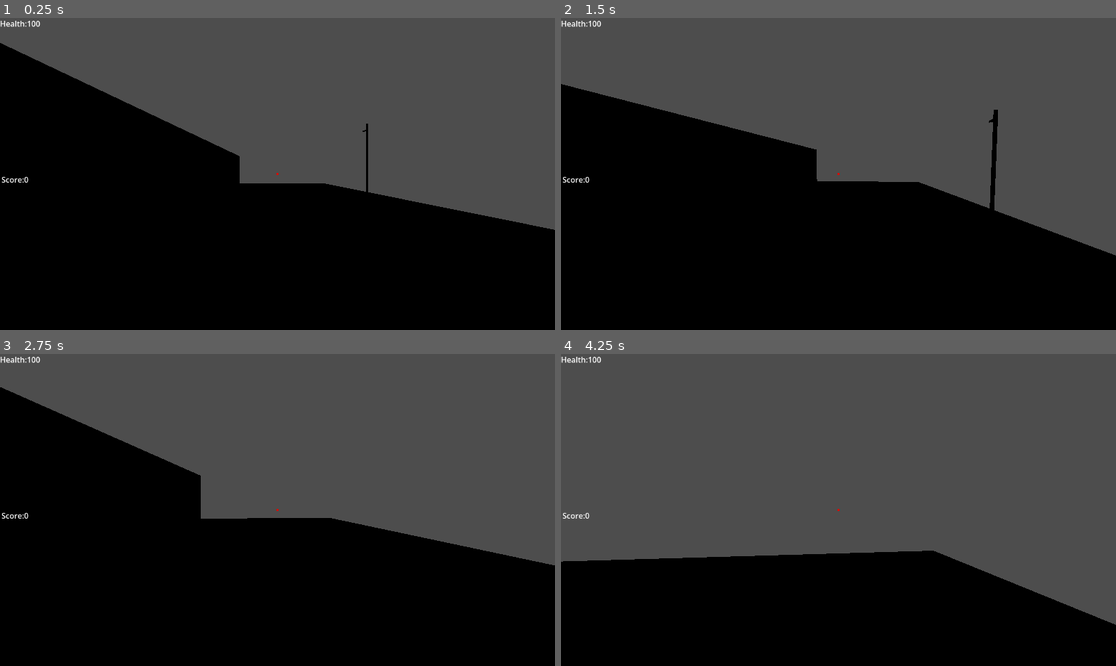
Above: before the commit, frames 1-4 (two rows, left to right).
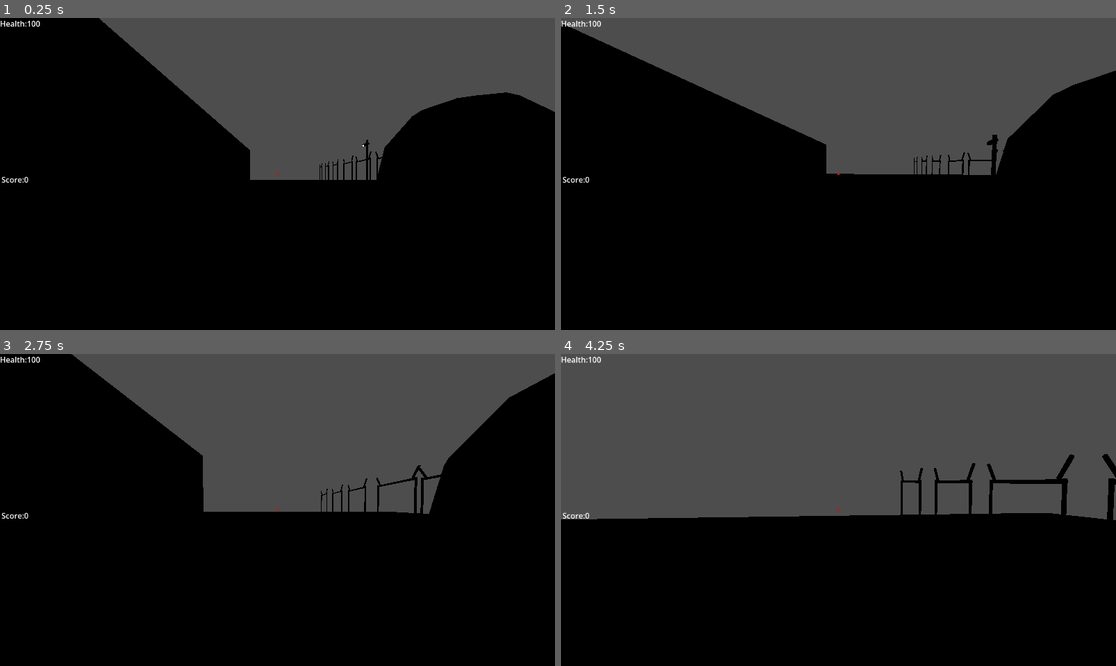
Above: after the commit, the same moments.

Repository: mohsin111111111/pkbg
Game: Godot game, scene res://bunker_level.tscn
Two runs of this game, one before a commit and one after it. Both use one fixed random seed, a clock stepped at 60 frames per second and the inputs below. This scene is started directly instead of the project's main scene.
Inputs (mouse positions are in pixels of both pictures, inside the frame that each line leads up to):
- Up to frame 1 (0.25 s): no input
- Up to frame 2 (1.5 s): tap Enter (ui_accept) at 0.5, 0.77 s; move the mouse to (866, 174) at 0.52 s; hold Right mouse button (aim) 0.53-1.28 s; hold Up (ui_up) from 0.53 s (still down); move the mouse to (810, 174) at 1.27 s; click (810, 174) at 1.35 s
- Up to frame 3 (2.75 s): keep holding Up (ui_up); tap Enter (ui_accept) at 1.52 s; move the mouse to (288, 503) at 2.02 s; hold Shift (sprint) from 2.03 s (still down)
- Up to frame 4 (4.25 s): keep holding Up (ui_up); move the mouse to (832, 516) at 2.77 s; release Shift (sprint) at 2.78 s; tap Alt at 2.85 s; tap Enter (ui_accept) at 3.02, 3.77 s; move the mouse to (877, 513) at 3.52 s; hold Right mouse button (aim) from 3.53 s (still down); tap R (reload) at 4.15 s

The runs differ from the first frame. In frame 1, 18% of the frame differs, in the area x 0-100%, y 0-68%; in frame 2, 16%; in frame 3, 17%; in frame 4, 17%.

Commit message:
progressing in bunker level

Diff:
--- a/bunker_level.tscn
+++ b/bunker_level.tscn
@@ -2,6 +2,12 @@
 
 [ext_resource type="PackedScene" uid="uid://546vxj5unv6e" path="res://player.tscn" id="1_q7uhe"]
 [ext_resource type="PackedScene" uid="uid://buvvhfs4mlucc" path="res://security_camera.tscn" id="2_7xloa"]
+[ext_resource type="PackedScene" uid="uid://dvkban7aiq1h0" path="res://enemy.tscn" id="3_3yuak"]
+[ext_resource type="PackedScene" uid="uid://b84jbg6vp75wa" path="res://mountain.tscn" id="4_k7oxc"]
+[ext_resource type="PackedScene" uid="uid://cmkfm82vgdmdy" path="res://chain_link_fence.tscn" id="5_ql7me"]
+
+[sub_resource type="StandardMaterial3D" id="StandardMaterial3D_jvrnf"]
+albedo_color = Color(0.4317874, 0.32170734, 0.069547795, 1)
 
 [sub_resource type="StandardMaterial3D" id="StandardMaterial3D_q7uhe"]
 albedo_color = Color(0.5550915, 0.99999994, 0.9227399, 1)
@@ -15,7 +21,8 @@
 
 [node name="Floor" type="CSGBox3D" parent="." unique_id=3923035]
 use_collision = true
-size = Vector3(50, 1, 50)
+size = Vector3(100, 1, 100)
+material = SubResource("StandardMaterial3D_jvrnf")
 
 [node name="Player" parent="." unique_id=2113813744 instance=ExtResource("1_q7uhe")]
 transform = Transform3D(1, 0, 0, 0, 1, 0, 0, 0, 1, 14.730543, 1.221098, 20.932425)
@@ -33,17 +40,60 @@
 material = SubResource("StandardMaterial3D_q7uhe")
 
 [node name="PerimeterWall2" type="CSGBox3D" parent="." unique_id=146170182]
-transform = Transform3D(-0.0013613999, 0, 0.99999917, 0, 1, 0, -0.99999917, 0, -0.0013613999, 6.17955, 3.3612156, 0.8321247)
+transform = Transform3D(-0.0013613999, 0, 0.99999917, 0, 1, 0, -0.99999917, 0, -0.0013613999, 9.862413, 3.3612156, 6.409259)
 use_collision = true
-size = Vector3(46.47359, 6, 1)
+size = Vector3(35.319313, 6, 1)
 material = SubResource("StandardMaterial3D_q7uhe")
 
 [node name="CameraPole" type="CSGCylinder3D" parent="." unique_id=1868211772]
-transform = Transform3D(1, 0, 0, 0, 1, 0, 0, 0, 1, 23.961136, 3.5853643, 0)
+transform = Transform3D(1, 0, 0, 0, 1, 0, 0, 0, 1, 23.961136, 2.7502432, 0)
 use_collision = true
 radius = 0.13476563
-height = 8.2751465
+height = 6.604904
 material = SubResource("StandardMaterial3D_7xloa")
 
 [node name="SecurityCamera" parent="." unique_id=151747043 instance=ExtResource("2_7xloa")]
-transform = Transform3D(-0.7931638, -0.31594145, -0.52064604, -0.37460092, 0.92715126, 0.0080560455, 0.4801724, 0.20142423, -0.8537348, 24.090593, 6.834651, 0.15923631)
+transform = Transform3D(-0.7931638, -0.31594145, -0.52064604, -0.37460092, 0.92715126, 0.0080560455, 0.4801724, 0.20142423, -0.8537348, 24.090593, 5.4510145, 0.15923631)
+
+[node name="Enemy" parent="." unique_id=520630786 instance=ExtResource("3_3yuak")]
+transform = Transform3D(1, 0, 0, 0, 1, 0, 0, 0, 1, 6.198515, 1.495409, -13.035477)
+
+[node name="Enemy2" parent="." unique_id=1389393358 instance=ExtResource("3_3yuak")]
+transform = Transform3D(1, 0, 0, 0, 1, 0, 0, 0, 1, -3.3981247, 1.7500038, -18.310448)
+
+[node name="Enemy3" parent="." unique_id=447133119 instance=ExtResource("3_3yuak")]
+transform = Transform3D(1, 0, 0, 0, 1, 0, 0, 0, 1, 6.37694, 1.7499962, -18.210327)
+
+[node name="Mountain" parent="." unique_id=1364574315 instance=ExtResource("4_k7oxc")]
+transform = Transform3D(3.642637, 0, 0, 0, 4.6393385, 0, 0, 0, 4.5810623, 37.587433, -4.7231197, 19.322382)
+radius = 3.805726
+
+[node name="Mountain2" parent="." unique_id=1822077556 instance=ExtResource("4_k7oxc")]
+transform = Transform3D(3.642637, 0, 0, 0, 4.6393385, 0, 0, 0, 4.5810623, 40.5699, 0.6607084, -8.324017)
+
+[node name="ChainLinkFence" parent="." unique_id=1026508040 instance=ExtResource("5_ql7me")]
+transform = Transform3D(-0.1276532, 0, -0.99181885, 0, 1, 0, 0.99181885, 0, -0.1276532, 25.818207, 2.4166498, 0.4682734)
+
+[node name="ChainLinkFence7" parent="." unique_id=28568404 instance=ExtResource("5_ql7me")]
+transform = Transform3D(-0.1276532, 0, -0.99181885, 0, 1, 0, 0.99181885, 0, -0.1276532, 25.818207, 2.4166498, -18.18671)
+
+[node name="ChainLinkFence8" parent="." unique_id=1358462980 instance=ExtResource("5_ql7me")]
+transform = Transform3D(-0.1276532, 0, -0.99181885, 0, 1, 0, 0.99181885, 0, -0.1276532, 25.818207, 2.4166498, -24.645119)
+
+[node name="ChainLinkFence9" parent="." unique_id=1817464399 instance=ExtResource("5_ql7me")]
+transform = Transform3D(-0.1276532, 0, -0.99181885, 0, 1, 0, 0.99181885, 0, -0.1276532, 25.818207, 2.4166498, -31.30682)
+
+[node name="ChainLinkFence5" parent="." unique_id=971022491 instance=ExtResource("5_ql7me")]
+transform = Transform3D(-0.1276532, 0, -0.99181885, 0, 1, 0, 0.99181885, 0, -0.1276532, 25.818207, 2.4166498, -5.5801105)
+
+[node name="ChainLinkFence6" parent="." unique_id=1183630951 instance=ExtResource("5_ql7me")]
+transform = Transform3D(-0.1276532, 0, -0.99181885, 0, 1, 0, 0.99181885, 0, -0.1276532, 25.818207, 2.4166498, -11.163862)
+
+[node name="ChainLinkFence2" parent="." unique_id=1510982668 instance=ExtResource("5_ql7me")]
+transform = Transform3D(-0.1276532, 0, -0.99181885, 0, 1, 0, 0.99181885, 0, -0.1276532, 25.17314, 2.4070635, 6.4155226)
+
+[node name="ChainLinkFence3" parent="." unique_id=120992844 instance=ExtResource("5_ql7me")]
+transform = Transform3D(-0.1276532, 0, -0.99181885, 0, 1, 0, 0.99181885, 0, -0.1276532, 24.190666, 2.4911652, 12.393668)
+
+[node name="ChainLinkFence4" parent="." unique_id=1425731662 instance=ExtResource("5_ql7me")]
+transform = Transform3D(-0.15461108, 0, -0.964861, 0, 1, 0, 1.2012718, 0, -0.12418355, 23.463964, 2.5369463, 18.977839)
--- a/enemy.tscn
+++ b/enemy.tscn
@@ -54,4 +54,6 @@
 transform = Transform3D(1, 0, 0, 0, 1, 0, 0, 0, 1, 0, 1, -1)
 target_position = Vector3(0, 0, -50)
 
+[node name="NavigationAgent3D2" type="NavigationAgent3D" parent="." unique_id=1461010179]
+
 [connection signal="body_entered" from="AttackZone" to="." method="_on_attack_zone_body_entered"]
--- /dev/null
+++ b/mountain.tscn
@@ -0,0 +1,10 @@
+[gd_scene format=3 uid="uid://b84jbg6vp75wa"]
+
+[sub_resource type="StandardMaterial3D" id="StandardMaterial3D_ioo17"]
+albedo_color = Color(0.4509804, 0.3019608, 0.15294118, 1)
+
+[node name="Mountain" type="CSGSphere3D" unique_id=1364574315]
+transform = Transform3D(3.642637, 0, 0, 0, 4.6393385, 0, 0, 0, 4.5810623, 0, 0, 0)
+use_collision = true
+radius = 2.7631643
+material = SubResource("StandardMaterial3D_ioo17")
--- a/security_camera.gd
+++ b/security_camera.gd
@@ -1,4 +1,8 @@
 extends  StaticBody3D
+@onready var status_light = $StatusLight
+@onready var blink_timer = $BlinkTimer
+func _ready():
+	status_light.light_color = Color.WHITE
 func take_damage():
 	print("Camera destroyed! The area is secure.")
 	queue_free()
@@ -6,3 +10,8 @@
 	if body.is_in_group("Player"):
 		print(" ALARM TRIGGERED! PLAYER DETECTED!")
 		get_tree().call_group("Enemy", "sound_alarm")
+		status_light.light_color = Color.RED
+		blink_timer.wait_time = 0.15
+func _on_blink_timer_timeout() -> void:
+	status_light.visible = not status_light.visible
+	pass # Replace with function body.
--- a/security_camera.tscn
+++ b/security_camera.tscn
@@ -15,8 +15,8 @@
 script = ExtResource("1_ic0dy")
 
 [node name="CSGBox3D" type="CSGBox3D" parent="." unique_id=1619171725]
-transform = Transform3D(1, 0, 0, 0, 1, 0, 0, 0, 1, 0.16040039, 0.26883698, 0.22184587)
-size = Vector3(0.6791992, 0.11213684, 0.20321798)
+transform = Transform3D(1, 0, 0, 0, 1, 0, 0, 0, 1, 0.23278809, 0.22777939, 0.18207419)
+size = Vector3(0.8239746, 0.19425201, 0.28276134)
 material = SubResource("StandardMaterial3D_snius")
 
 [node name="CollisionShape3D" type="CollisionShape3D" parent="." unique_id=1277872530]
@@ -29,4 +29,14 @@
 transform = Transform3D(1, 0, 0, 0, 1, 0, 0, 0, 1, 7.3657637, -0.54074097, -1.0441952)
 shape = SubResource("BoxShape3D_snius")
 
+[node name="StatusLight" type="OmniLight3D" parent="." unique_id=1862730332]
+transform = Transform3D(1, 0, 0, 0, 1, 0, 0, 0, 1, 0.73899126, 0.22774684, 0.18309087)
+light_energy = 3.0
+shadow_enabled = true
+omni_range = 0.158
+
+[node name="BlinkTimer" type="Timer" parent="." unique_id=1989257803]
+autostart = true
+
 [connection signal="body_entered" from="VisionZone" to="." method="_on_vision_zone_body_entered"]
+[connection signal="timeout" from="BlinkTimer" to="." method="_on_blink_timer_timeout"]
--- a/world.tscn
+++ b/world.tscn
@@ -197,6 +197,6 @@
 transform = Transform3D(3.5335476, 0, 0, 0, 2.2738376, 0, 0, 0, 1, -33.790142, 3.5161638, 0.34752083)
 
 [node name="ChainLinkFence3" parent="OuterMountains" unique_id=1708617785 instance=ExtResource("9_ioo17")]
-transform = Transform3D(2.8733723, 0, 0, 0, 2.2738376, 0, 0, 0, 1, -14.612534, 3.5161638, 0.34752083)
+transform = Transform3D(2.8733723, 0, 0, 0, 2.2738376, 0, 0, 0, 1, -15.973906, 3.5161638, 0.34752083)
 
 [connection signal="body_entered" from="LevelExit" to="LevelExit" method="_on_body_entered"]
